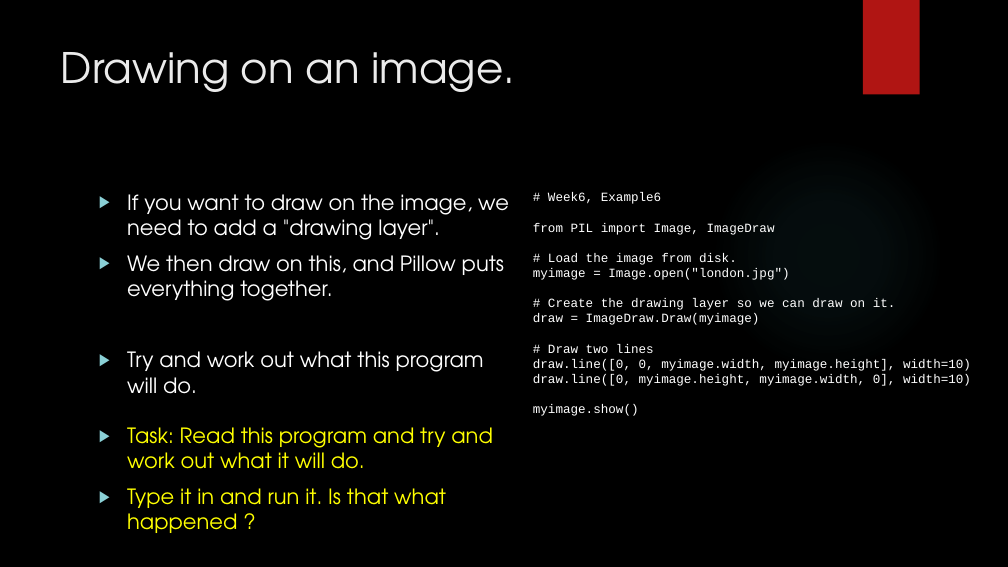
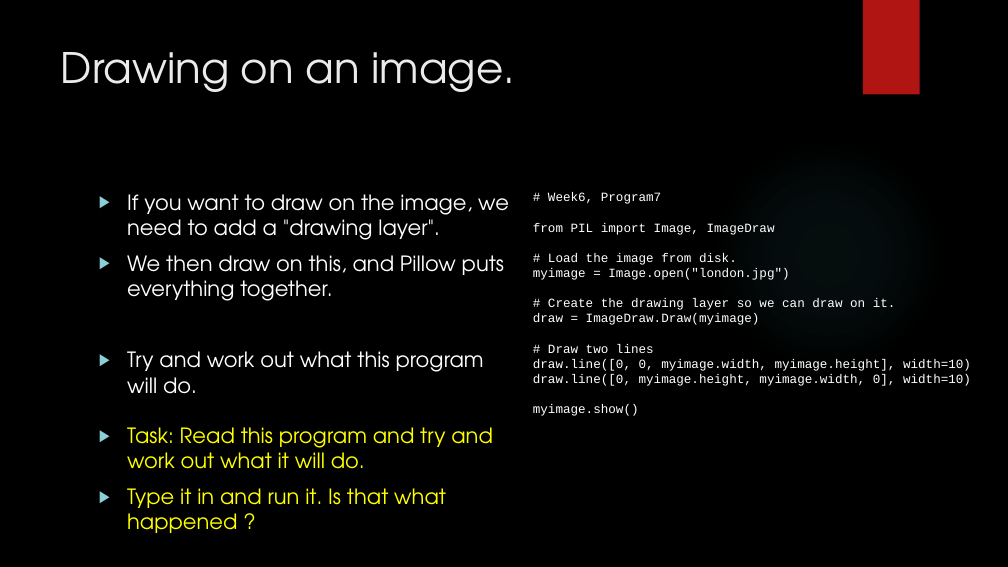
Before and after one commit to davidgroves/DGM_Tutorials, a slide deck: slide 20 of week6/week6.pptx. Drawn at 1008x567 pixels with LibreOffice and Linux fonts; fonts in the diff are those of the drawing; background and template pictures are left out. Boxes give left, top, right and bottom in pixels: in the first picture for what was removed or moved away, otherwise in the second. Text is boxed around its words. In the diff, an @@ line names an element or a change of style, - is before the commit and + after.

```diff
--- a/week6/week6.pptx
+++ b/week6/week6.pptx
@@ text at [548,192,661,204]: text changed @@
-# Week6, Example6
+# Week6, Program7
```
Also in this commit, not shown: 9 other slides changed, 1 other file.
